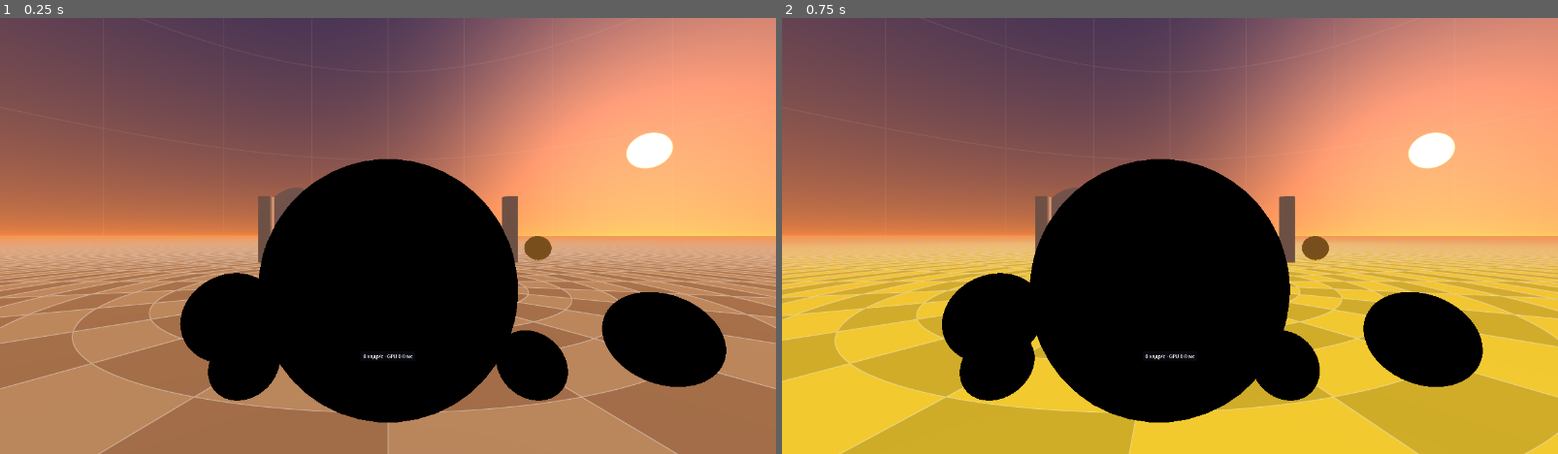
Above: before the commit, frames 1-2 (left to right).
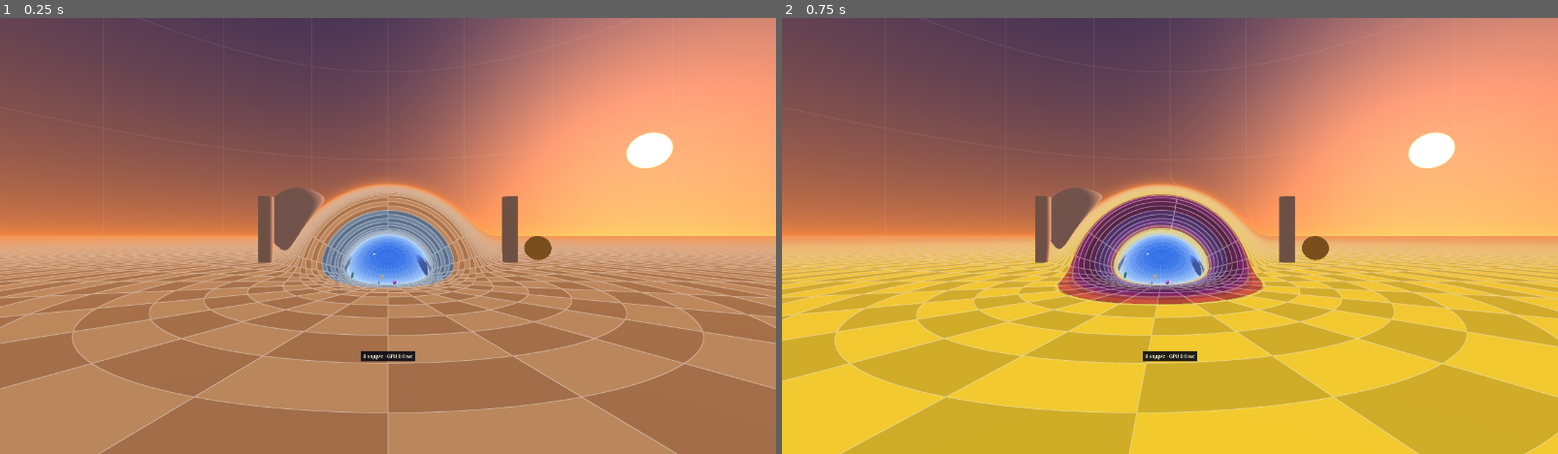
Above: after the commit, the same moments.

Repository: pomid0rko0/steam-frame-wromhole
Game: Godot game, scene res://main.tscn
Same seed, same stepped clock (60 frames per second), same inputs: the game is played once before the commit and once after it.
Inputs (mouse positions are in pixels of both pictures, inside the frame that each line leads up to):
- Up to frame 1 (0.25 s): no input
- Up to frame 2 (0.75 s): tap Enter at 0.5 s; move the mouse to (1340, 214) at 0.52 s; hold D from 0.53 s (still down); hold G from 0.53 s (still down); click (1340, 214) at 0.67 s

The runs differ from the first frame. In frame 1, 22% of the frame differs, in the area x 23-94%, y 32-93%; in frame 2, 22%.

Commit message:
Stencil marks by the rays' planes, in the curved region too
A ray's whole path lies in the plane span(n, w) of the charts, so a pixel whose ray's plane passes
farther from every toy than its reach cannot see one. The marks (over the proxies, and over the
whole view with the head in the curved region, where the shader with toys ran everywhere) now
keep only the pixels whose plane passes within reach of a toy: the shader with toys, dearer even
where it finds nothing, runs on fewer pixels, and with the head in the curved region the plain
one runs elsewhere. The speed check times the marks without the planes too (Tracer.ROUGH).

Co-Authored-By: Claude Opus 5.5 <noreply@anthropic.com>
Claude-Session: https://claude.ai/code/session_01RfyTkwARqZggMpCncsaimS

Diff:
--- a/godot/bench.gd
+++ b/godot/bench.gd
@@ -23,7 +23,8 @@
 ## part decides.
 ## This build's ray tracer is timed each way FOVEATIONS lists (the split pass alone: what
 ## foveation's pass costs without a map) and, with the toys, over the whole view too (what the
-## stencil saves); the others as comparable() takes them.
+## stencil saves) and with marks that leave the rays' planes out, without foveation and with own
+## narrow (what the planes save: Tracer.ROUGH); the others as comparable() takes them.
 ##
 ## 2. The tour (_make_tour), at TOUR_RATE if the display follows, with this build's ray tracer and
 ## the menu's foveation: does the rate hold all round, and where not. Each place starts from a cheap pose (TOUR_RECOVER),
@@ -71,6 +72,8 @@
 const FOVEATIONS := [["this build", 0, false], ["this build, passes split", 0, true],
 	["this build, SteamVR low", 1, false], ["this build, SteamVR high", 3, false],
 	["this build, own wide", 4, false], ["this build, own narrow", 5, false]]
+# the foveation levels this build's ray tracer is timed at with Tracer.ROUGH's marks (with the toys)
+const ROUGH_FOVEATIONS := [0, 5]
 
 var main: Main
 var menu: Menu                  # the result goes there; its render scale
@@ -188,6 +191,9 @@
 		variants.append(Setup.new(f[0], own_shader, f[1], f[2], Tracer.SPLIT))
 	if not tracer.plain():
 		variants.append(Setup.new("this build, toys over the whole view", own_shader, 0, false, Tracer.WHOLE))
+		for f in ROUGH_FOVEATIONS:
+			variants.append(Setup.new("this build, %smarks without the planes" % ("" if f == 0 else "own narrow, "),
+					own_shader, f, false, Tracer.ROUGH))
 	saved_pose = main.get_pose()
 	main.hold = true
 	menu.target.scaling_3d_scale = 1.0     # the menu keeps the scale chosen (menu.render_scale)
@@ -375,7 +381,7 @@
 		summary.clear()
 		for v in range(own + 1, variants.size()):
 			summary.append("%s %.3f" % [variants[v].label.trim_prefix("this build, "), _ratio(v, own)])
-		print("bench: foveation (and the toys over the whole view), on average over the places against this build as it ran: %s" % ", ".join(summary))
+		print("bench: foveation (the toys over the whole view, the marks without the planes), on average over the places against this build as it ran: %s" % ", ".join(summary))
 		# for the menu, what each foveation (a density map on) saves, by the menu's names
 		var pcts := []
 		for k in FOVEATIONS.size():
@@ -385,6 +391,13 @@
 		# and what the stencil saves: the toys' ray tracer over the whole view against split
 		if variants.size() > own + FOVEATIONS.size():
 			parts.append("трафарет %+d%%" % roundi(100.0 * (1.0 / _ratio(own + FOVEATIONS.size(), own) - 1.0)))
+			# the rays' planes in the marks: this build against its marks without them, by foveation
+			var planes := []
+			for k in ROUGH_FOVEATIONS.size():
+				var f: int = ROUGH_FOVEATIONS[k]
+				var with_planes := own + FOVEATIONS.map(func(x: Array) -> int: return x[1]).find(f)
+				planes.append("%s %+d%%" % [Menu.FOVEATIONS[f], roundi(100.0 * (_ratio(with_planes, own) / _ratio(own + FOVEATIONS.size() + 1 + k, own) - 1.0))])
+			parts.append("плоскости лучей в метках: " + ", ".join(planes))
 		verdict = " · ".join(parts)
 	if _headset():
 		_show("замер: переключаю на %.0f Гц, глаза закрыты" % TOUR_RATE)
--- a/godot/shaders/stencil_mark.gdshader
+++ b/godot/shaders/stencil_mark.gdshader
@@ -3,7 +3,28 @@
 stencil_mode write, compare_always, 1;
 
 // The pixels whose rays may meet a movable ball or cube: it sets the stencil there (how and why:
-// tracer.gd, «The stencil split», set_head). Its colour is drawn over by one of the ray tracers.
+// tracer.gd, «The stencil split», set_head), drawn over the proxies, and of those pixels only the
+// ones whose ray's plane passes within reach of a toy (wh_toysNear; mark_near off: all). Its
+// colour is drawn over by one of the ray tracers.
+#define WH_MARK
+#define WH_MARK_PROXY
+uniform bool mark_near = true;
+#include "res://shaders/wormhole_view.gdshaderinc"
+
+void vertex() {
+	float l;
+	vec3 n;
+	vec4 f0;
+	vec4 f1;
+	vec4 f2;
+	wh_viewEye((INV_VIEW_MATRIX * vec4(EYE_OFFSET, 1.0)).xyz, l, n, f0, f1, f2);
+	v_n = n; v_f0 = f0; v_f1 = f1; v_f2 = f2;
+}
+
 void fragment() {
+	// the ray from the eye (EYE_OFFSET) through this point of the proxy, on the eye's axes
+	vec3 pd = mat3(INV_VIEW_MATRIX) * (VERTEX - EYE_OFFSET);
+	vec4 V = pd.x * v_f0 + pd.y * v_f1 + pd.z * v_f2;
+	if (mark_near && !wh_toysNear(v_n, V.yzw)) discard;
 	ALBEDO = vec3(0.0);
 }
--- a/godot/shaders/stencil_mark_all.gdshader
+++ b/godot/shaders/stencil_mark_all.gdshader
@@ -2,12 +2,14 @@
 render_mode unshaded, cull_disabled, depth_test_disabled, depth_draw_never, skip_vertex_transform, fog_disabled;
 stencil_mode write, compare_always, 1;
 
-// stencil_mark.gdshader over the whole view: the ray tracer with the toys everywhere (the head in
-// the curved region, where no chart maps it to the room, or the split turned off).
-void vertex() {
-	POSITION = vec4(VERTEX.xy, 1.0, 1.0);
-}
+// stencil_mark.gdshader over the whole view (the head in the curved region, where no chart maps
+// the proxies to the room): the pixels whose ray's plane passes within reach of a toy
+// (wh_toysNear); mark_near off (the split turned off): every pixel.
+#define WH_MARK
+uniform bool mark_near = true;
+#include "res://shaders/wormhole_view.gdshaderinc"
 
 void fragment() {
+	if (mark_near && !wh_toysNear(v_n, v_ray.yzw)) discard;
 	ALBEDO = vec3(0.0);
 }
--- a/godot/tests/bench_test.gd
+++ b/godot/tests/bench_test.gd
@@ -66,10 +66,10 @@
 				for v in r:
 					all_timed = all_timed and v.size() == (2 if b.variants.size() > 1 else 1)
 			check("every segment timed", all_timed, "%d ray tracers" % b.variants.size())
-			# the others of this kind, this build each way of FOVEATIONS, and with toys one more: over
-			# the whole view
+			# the others of this kind, this build each way of FOVEATIONS, and with toys more: over the
+			# whole view, and with the marks without the planes each way of ROUGH_FOVEATIONS
 			check("the others of this kind in it, this build each way", b.variants.size() == b.comparable().size()
-					+ b.FOVEATIONS.size() + (1 if main.tracer.toy_count > 0 else 0))
+					+ b.FOVEATIONS.size() + (1 + b.ROUGH_FOVEATIONS.size() if main.tracer.toy_count > 0 else 0))
 			var p: Array = main.get_pose()
 			check("back where it stood", absf(p[0] - pose_before[0]) < 1e-4 and p[1].is_equal_approx(pose_before[1])
 					and p[2][2].is_equal_approx(pose_before[2][2]), "l %.3f" % p[0])
--- a/godot/tracer.gd
+++ b/godot/tracer.gd
@@ -11,9 +11,11 @@
 ## the GPU compiles the other one, so the shader changes only when what is shown changes.
 ##
 ## The stencil split. The shader with toys holds more registers and costs more even where it finds
-## nothing, so with toys the frame is split: proxies drawn first (stencil_mark.gdshader) mark the
+## nothing, so with toys the frame is split: marks drawn first (stencil_mark.gdshader over proxies,
+## with the head in the curved region stencil_mark_all over the whole view) set the stencil at the
 ## pixels whose rays may meet a toy, the shader with toys runs only there, the plain one of the same
-## view everywhere else (a second quad). Godot geometry drawn before the ray tracers must not write
+## view everywhere else (a second quad). A mark keeps only the pixels whose ray's plane passes within
+## reach of a toy (wh_toysNear): the whole ray lies in that plane. Godot geometry drawn before the ray tracers must not write
 ## the stencil. The
 ## stencil (stencil_mode in a shader) works on Mobile, with multiview and on lavapipe; opaque draws
 ## go by render_priority, lower first.
@@ -45,10 +47,11 @@
 const PROXY_SEGMENTS := 48
 const PROXY_RINGS := 24
 const PROXY_SLACK := 1.02
-# how the shader with toys gets its pixels: SPLIT by the stencil (the plain one elsewhere), WHOLE
-# the whole view marked, BARE no stencil at all (another source's shader in the speed check, which
-# has no stencil test)
-enum {SPLIT, WHOLE, BARE}
+# how the shader with toys gets its pixels: SPLIT by the stencil (the plain one elsewhere), ROUGH
+# the same without the rays' planes (the proxies' pixels, with the head in the curved region the
+# whole view: the speed check's comparison), WHOLE the whole view marked, BARE no stencil at all
+# (another source's shader in the speed check, which has no stencil test)
+enum {SPLIT, ROUGH, WHOLE, BARE}
 
 var space: WormholeSpace
 var scene: Dictionary
@@ -59,6 +62,7 @@
 var plain_quad: MeshInstance3D
 var proxies: MultiMeshInstance3D   # spheres around the shell and this universe's toys (play space)
 var mark_all: MeshInstance3D       # the whole view marked instead
+var marks: Array[ShaderMaterial] = []   # the proxies' and the whole view's marks
 var toy_mode := SPLIT
 var toy_count := 0              # balls and cubes the shader has (set_objects)
 var toy_spheres := [PackedVector4Array(), PackedVector4Array()]   # per universe A, B: the toys' chart spheres
@@ -91,6 +95,7 @@
 	var mark := ShaderMaterial.new()
 	mark.shader = SHADER_MARK
 	mark.render_priority = -1
+	marks.append(mark)
 	var sphere := SphereMesh.new()
 	sphere.radius = 1.0
 	sphere.height = 2.0
@@ -110,6 +115,8 @@
 	var all := ShaderMaterial.new()
 	all.shader = SHADER_MARK_ALL
 	all.render_priority = -1
+	marks.append(all)
+	_copy_params()
 	mark_all = _screen_quad(all)
 	mark_all.visible = false
 	add_child(mark_all)
@@ -127,10 +134,28 @@
 	return q
 
 
-## A uniform both ray tracers read (the toys' own, wh_ball..., go only to material: set_objects).
+## A uniform both ray tracers and the marks read (the toys' own, wh_ball...: _toy_param).
 func param(name: StringName, value: Variant) -> void:
 	material.set_shader_parameter(name, value)
 	plain_material.set_shader_parameter(name, value)
+	for m in marks:
+		m.set_shader_parameter(name, value)
+
+
+## A uniform of the toys: the ray tracer with them and the marks read it.
+func _toy_param(name: StringName, value: Variant) -> void:
+	material.set_shader_parameter(name, value)
+	for m in marks:
+		m.set_shader_parameter(name, value)
+
+
+## What material holds so far, into the marks (made after the first uniforms).
+func _copy_params() -> void:
+	for p in material.shader.get_shader_uniform_list():
+		var v: Variant = material.get_shader_parameter(p.name)
+		if v != null:
+			for m in marks:
+				m.set_shader_parameter(p.name, v)
 
 
 ## Each frame: the head in the curved space (l, n), its frame [right, up, back] there and its place
@@ -145,11 +170,17 @@
 	if pix != pixel_angle:
 		pixel_angle = pix
 		param("wh_pix", pix)
-	var split := toy_count > 0 and toy_mode == SPLIT and absf(l) > space.L
+	# marks: the proxies' pixels with the head in a flat universe, else the whole view's; of those,
+	# with SPLIT, only the ones whose ray's plane passes near a toy
+	var marked := toy_count > 0 and (toy_mode == SPLIT or toy_mode == ROUGH)
+	var outside := absf(l) > space.L
+	var split := marked and outside
 	proxies.visible = split
 	if plain_quad:
-		plain_quad.visible = split
+		plain_quad.visible = split or (marked and toy_mode == SPLIT)
 	mark_all.visible = toy_count > 0 and not split and toy_mode != BARE
+	for m in marks:
+		m.set_shader_parameter("mark_near", toy_mode == SPLIT)
 	if not split:
 		return
 	var side := 1.0 if l > 0.0 else -1.0
@@ -178,7 +209,7 @@
 ## split with these).
 func proxy_spheres(l: float) -> PackedVector4Array:
 	var out := PackedVector4Array()
-	if toy_count == 0 or toy_mode != SPLIT or absf(l) <= space.L:
+	if toy_count == 0 or not (toy_mode == SPLIT or toy_mode == ROUGH) or absf(l) <= space.L:
 		return out
 	out.append(Vector4(0.0, 0.0, 0.0, (space.Rout + _margin(Vector3.ZERO, space.Rout)) * PROXY_SLACK))
 	for s in toy_spheres[0 if l > 0.0 else 1]:
@@ -265,16 +296,16 @@
 	toy_count = n + nc
 	if (toy_count > 0) != had:
 		_pick_shader()
-	material.set_shader_parameter("wh_ball", p)
-	material.set_shader_parameter("wh_ballCol", c)
-	material.set_shader_parameter("wh_nBall", n)
-	material.set_shader_parameter("wh_bIdx", ob[1])
-	material.set_shader_parameter("wh_fball", fb)
-	material.set_shader_parameter("wh_cube", cp)
-	material.set_shader_parameter("wh_cubeE", ax)
-	material.set_shader_parameter("wh_cubeCol", cc)
-	material.set_shader_parameter("wh_nCube", nc)
-	material.set_shader_parameter("wh_cIdx", oc[1])
+	_toy_param("wh_ball", p)
+	_toy_param("wh_ballCol", c)
+	_toy_param("wh_nBall", n)
+	_toy_param("wh_bIdx", ob[1])
+	_toy_param("wh_fball", fb)
+	_toy_param("wh_cube", cp)
+	_toy_param("wh_cubeE", ax)
+	_toy_param("wh_cubeCol", cc)
+	_toy_param("wh_nCube", nc)
+	_toy_param("wh_cIdx", oc[1])
 	# each universe's toys as spheres in its chart (the proxies)
 	toy_spheres = [PackedVector4Array(), PackedVector4Array()]
 	for k in 2:
@@ -313,7 +344,7 @@
 			for q in pts:
 				rad = maxf(rad, mid.distance_to(q[0]) + q[1])
 			bounds.append(Vector4(mid.x, mid.y, mid.z, rad))
-	material.set_shader_parameter("wh_bound", bounds)
+	_toy_param("wh_bound", bounds)
 
 
 ## Where each object can be met: in universe A's flat sheet (its reach crosses w = h), in the
Not shown, changed: godot/shaders/wormhole_view.gdshaderinc
